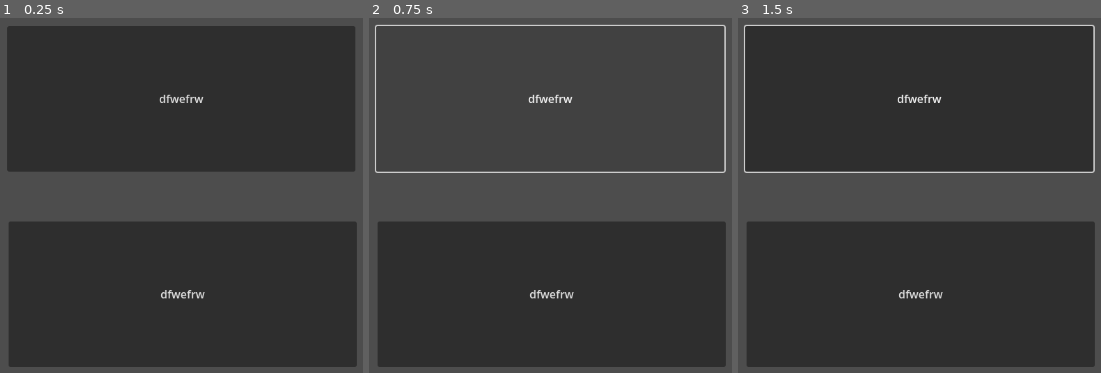
Above: before the commit, frames 1-3 (left to right).
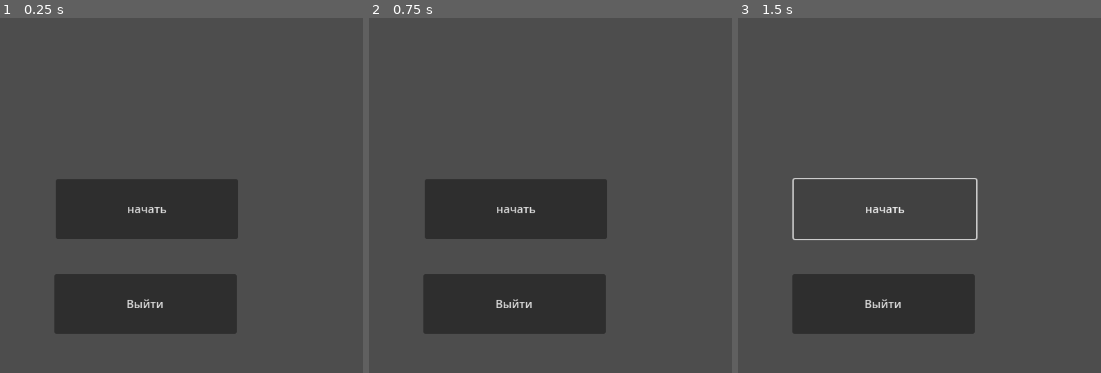
Above: after the commit, the same moments.

Repository: pojalustayuidi/Safety-madness
Game: Godot game, scene res://node_2d.tscn
Two runs of this game, one before a commit and one after it. Both use one fixed random seed, a clock stepped at 60 frames per second and the inputs below. The project has no main scene, so this scene is started directly.
Inputs (mouse positions are in pixels of both pictures, inside the frame that each line leads up to):
- Up to frame 1 (0.25 s): no input
- Up to frame 2 (0.75 s): click (550, 99) at 0.5 s, where only the run before the commit has a clickable "dfwefrw"
- Up to frame 3 (1.5 s): click (883, 209) at 1.25 s, where only the run after the commit has a clickable "начать"

The runs differ from the first frame. In frame 1, 73% of the frame differs, in the area x 1-99%, y 2-99%; in frame 2, 36%; in frame 3, 69%.

Commit message:
добавленик кнопки

Diff:
--- a/node_2d.tscn
+++ b/node_2d.tscn
@@ -2,16 +2,16 @@
 
 [node name="Node2D" type="Node2D"]
 
-[node name="Button" type="Button" parent="."]
-offset_left = 156.0
-offset_top = 68.0
-offset_right = 658.0
-offset_bottom = 278.0
-text = "dfwefrw"
+[node name="Играть" type="Button" parent="."]
+offset_left = 226.0
+offset_top = 289.0
+offset_right = 489.0
+offset_bottom = 375.0
+text = "начать"
 
-[node name="Button" type="Button" parent="Button"]
-offset_left = 2.0
-offset_top = 282.0
-offset_right = 504.0
-offset_bottom = 492.0
-text = "dfwefrw"
+[node name="Выйти" type="Button" parent="."]
+offset_left = 224.0
+offset_top = 426.0
+offset_right = 487.0
+offset_bottom = 512.0
+text = "Выйти"
--- /dev/null
+++ b/node_test2d.tscn
@@ -0,0 +1,19 @@
+[gd_scene format=3 uid="uid://d2rluiikvj6rl"]
+
+[node name="Node2D" type="Node2D"]
+
+[node name="Button2" type="Button" parent="."]
+offset_left = 172.0
+offset_top = 115.0
+offset_right = 944.0
+offset_bottom = 319.0
+theme_override_font_sizes/font_size = 23
+text = "241"
+
+[node name="Button" type="Button" parent="."]
+offset_left = 178.0
+offset_top = 366.0
+offset_right = 950.0
+offset_bottom = 570.0
+theme_override_font_sizes/font_size = 32
+text = "4212"
